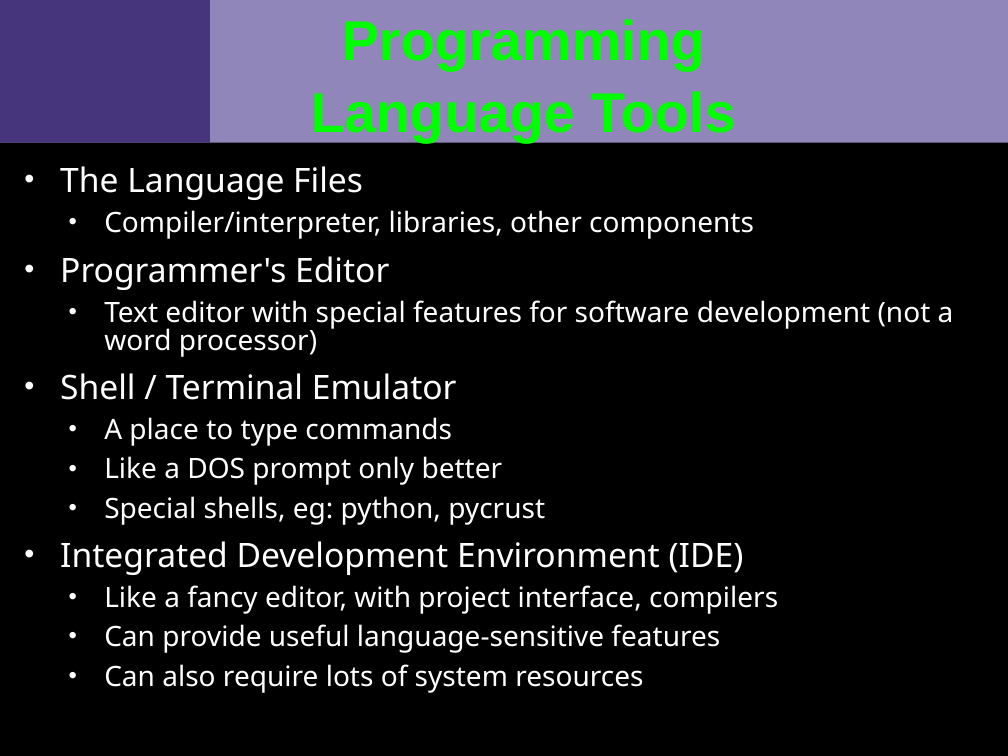
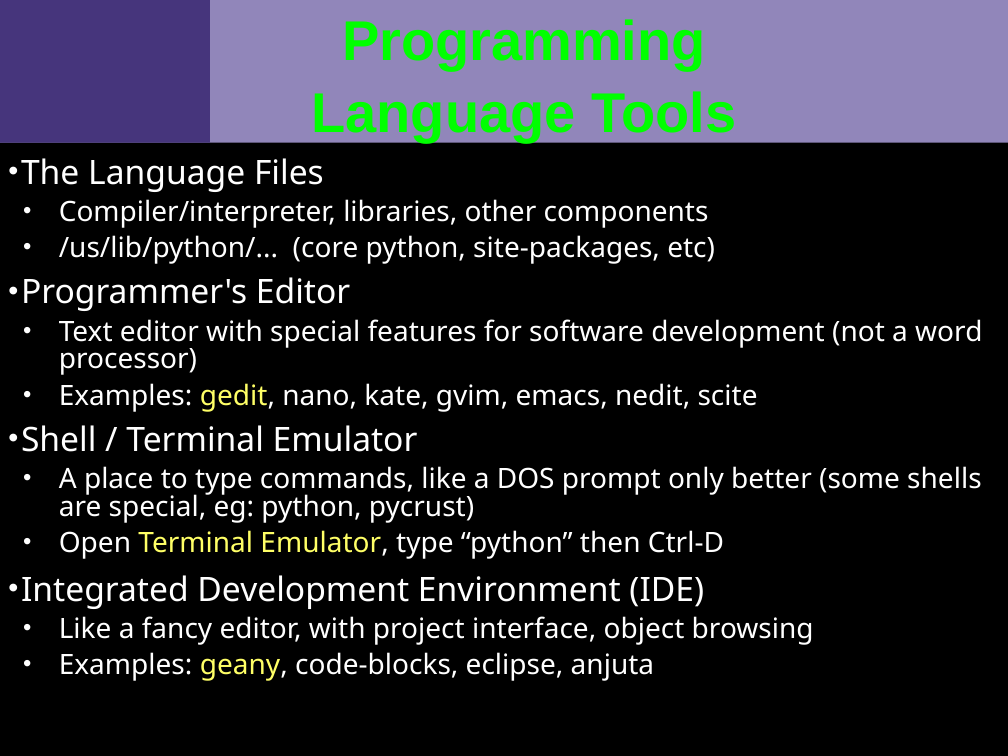
Before and after one commit to VCTLabs/swfk-python-intro, a slide deck: slide 6 of course_materials/slides/slideset1_beginning_python2_dev_SWFK.odp. Drawn at 1008x756 pixels with LibreOffice and Linux fonts; fonts in the diff are those of the drawing; background and template pictures are left out. Boxes give left, top, right and bottom in pixels: in the first picture for what was removed or moved away, otherwise in the second. Text is boxed around its words. In the diff, an @@ line names an element or a change of style, - is before the commit and + after.

```diff
--- a/course_materials/slides/slideset1_beginning_python2_dev_SWFK.odp
+++ b/course_materials/slides/slideset1_beginning_python2_dev_SWFK.odp
@@ text "The Language Files": place and size @@
-text "The Language Files" at [60, 166, 954, 693]
+text "The Language Files" at [21, 158, 982, 681]
@@ text at [21, 158, 982, 609]: indent changed; less space between paragraphs @@
@@ text at [59, 235, 715, 264]: paragraph added @@
+  • /us/lib/python/... (core python, site-packages, etc)
@@ text at [59, 383, 758, 412]: paragraph added @@
+  • Examples: gedit, nano, kate, gvim, emacs, nedit, scite
@@ text at [59, 466, 981, 559]: text changed @@
-  • A place to type commands
-  • Like a DOS prompt only better
-  • Special shells, eg: python, pycrust
+  • A place to type commands, like a DOS prompt only better (some shells are special, eg: python, pycrust)
+  • Open Terminal Emulator, type “python” then Ctrl-D
@@ text at [59, 616, 814, 681]: text changed @@
-  • Like a fancy editor, with project interface, compilers
-  • Can provide useful language-sensitive features
-  • Can also require lots of system resources
+  • Like a fancy editor, with project interface, object browsing
+  • Examples: geany, code-blocks, eclipse, anjuta
```
Also in this commit, not shown: 3 other slides changed, 1 other file.
